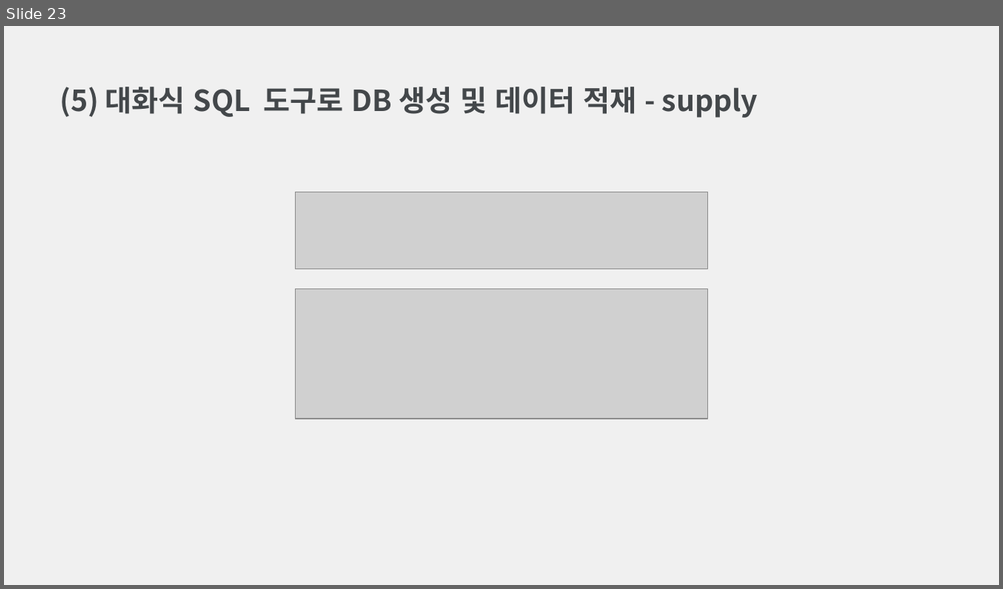
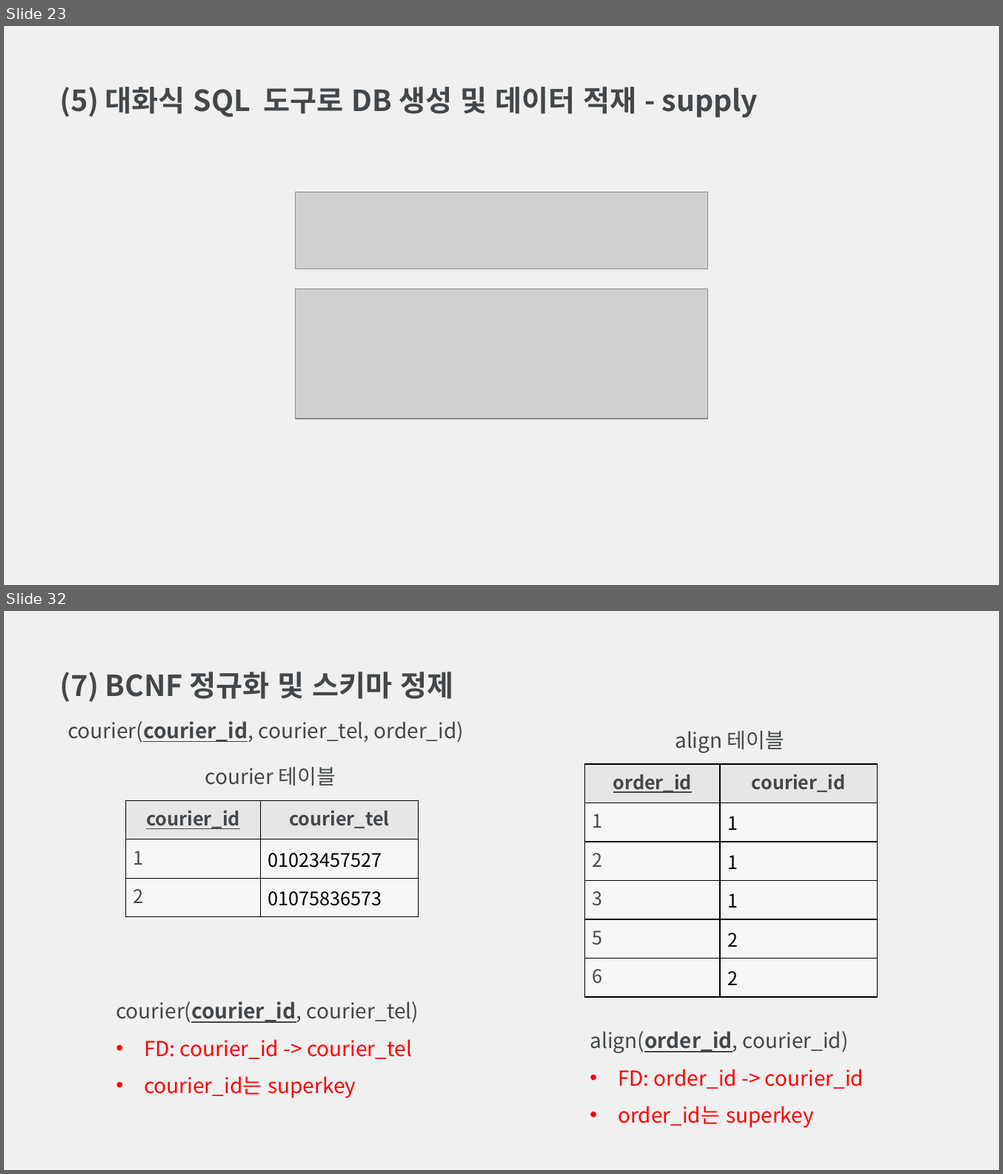
Before and after one commit to Archive-CAU/Database-Design, a slide deck: 데이터베이스설계 과제 4.pptx. Shown one above the other, each under a label of ours: slide 23 before the commit, slides 23 and 32 after it; the slides between them are not shown. The pictures are 1003x589 and 1003x1174 pixels, drawn with LibreOffice and Linux fonts; fonts in the diff are those of the drawing; grey boxes stand for pictures. Boxes give left, top, right and bottom in pixels: in the first picture for what was removed or moved away, otherwise in the second. Text is boxed around its words. In the diff, an @@ line names an element or a change of style, - is before the commit and + after.

```diff
--- a/데이터베이스설계 과제 4.pptx
+++ b/데이터베이스설계 과제 4.pptx
@@ slide 32 added at <box>4,611,999,1170</box>, background #F0F0F0 @@
@@ text added at <box>60,672,453,702</box>, 28 pt, text #43474A, bold @@
+(7) BCNF 정규화 및 스키마 정제
@@ text added at <box>68,721,464,743</box>, 20 pt, text #43474A @@
+courier(courier_id, courier_tel, order_id)
@@ text added at <box>674,731,784,753</box>, 20 pt, text #43474A @@
+align 테이블
@@ table added at <box>584,764,877,997</box>, 6 rows, 2 columns @@
+order_id | courier_id
+1 | 1
+2 | 1
+3 | 1
+5 | 2
+6 | 2
@@ text added at <box>205,767,336,786</box>, 20 pt, text #43474A @@
+courier 테이블
@@ table added at <box>125,800,418,917</box>, 3 rows, 2 columns @@
+courier_id | courier_tel
+1 | 01023457527
+2 | 01075836573
@@ text added at <box>116,1002,418,1099</box>, 20 pt, text #FF0000 @@
+courier(courier_id, courier_tel)
+• FD: courier_id -> courier_tel
+• courier_id는 superkey
@@ text added at <box>589,1031,863,1128</box>, 20 pt, text #FF0000 @@
+align(order_id, courier_id)
+• FD: order_id -> courier_id
+• order_id는 superkey
```
Also in this commit, not shown: 3 slides changed, 7 other slides added, 2 other files.
